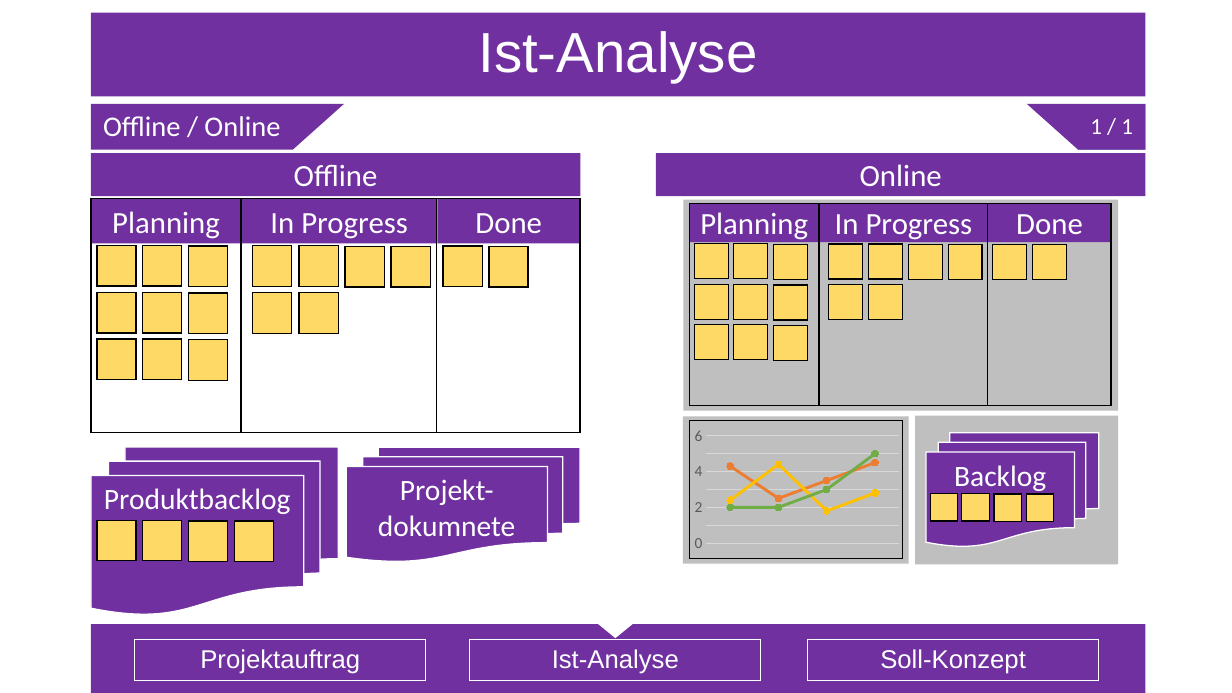
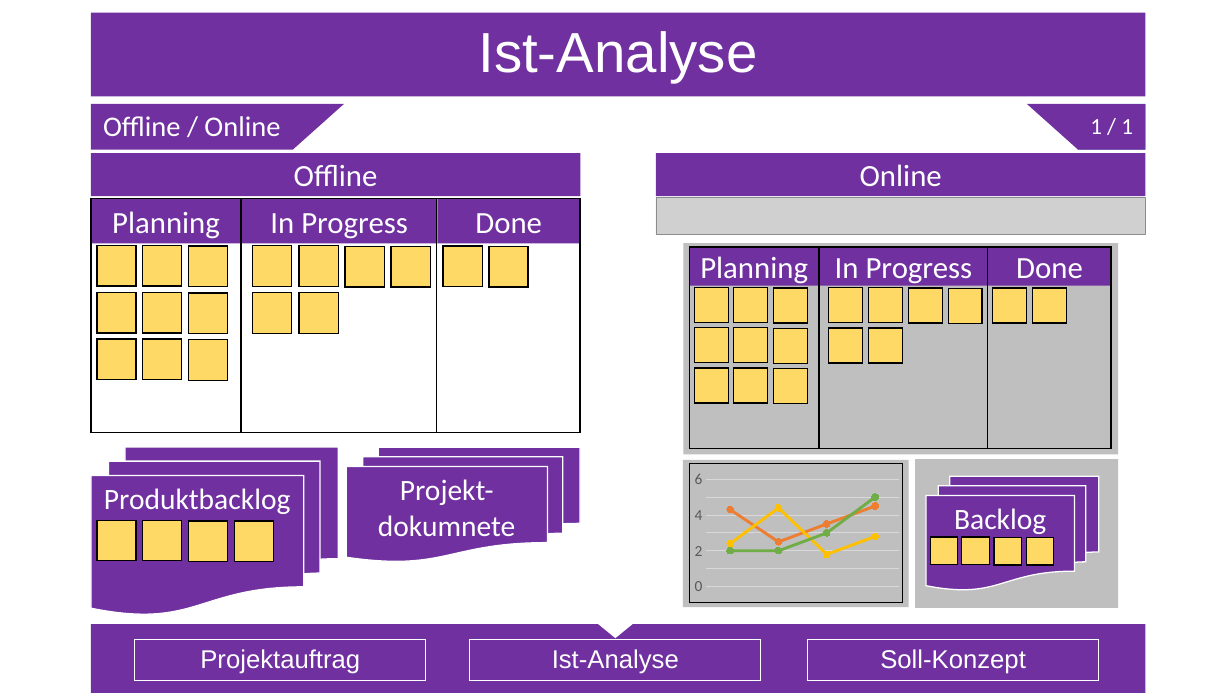
Before and after one commit to Sl0thking/mp_anwen_scrumiverse, a slide deck: slide 6 of Projektpräsentation/Projektpräsentation.pptx. Drawn at 1232x693 pixels with LibreOffice and Linux fonts; fonts in the diff are those of the drawing; grey boxes stand for pictures. Boxes give left, top, right and bottom in pixels: in the first picture for what was removed or moved away, otherwise in the second. Text is boxed around its words. In the diff, an @@ line names an element or a change of style, - is before the commit and + after.

```diff
--- a/Projektpräsentation/Projektpräsentation.pptx
+++ b/Projektpräsentation/Projektpräsentation.pptx
@@ picture added at <box>656,198,1146,235</box> @@
@@ 31 rectangles, 1 line chart, 1 flow chart multidocument: place and size @@
-31 rectangles, 1 line chart, 1 flow chart multidocument at <box>683,200,1119,565</box>
+31 rectangles, 1 line chart, 1 flow chart multidocument at <box>683,243,1119,608</box>
```
Also in this commit, not shown: 4 other slides changed, 1 slide removed.
